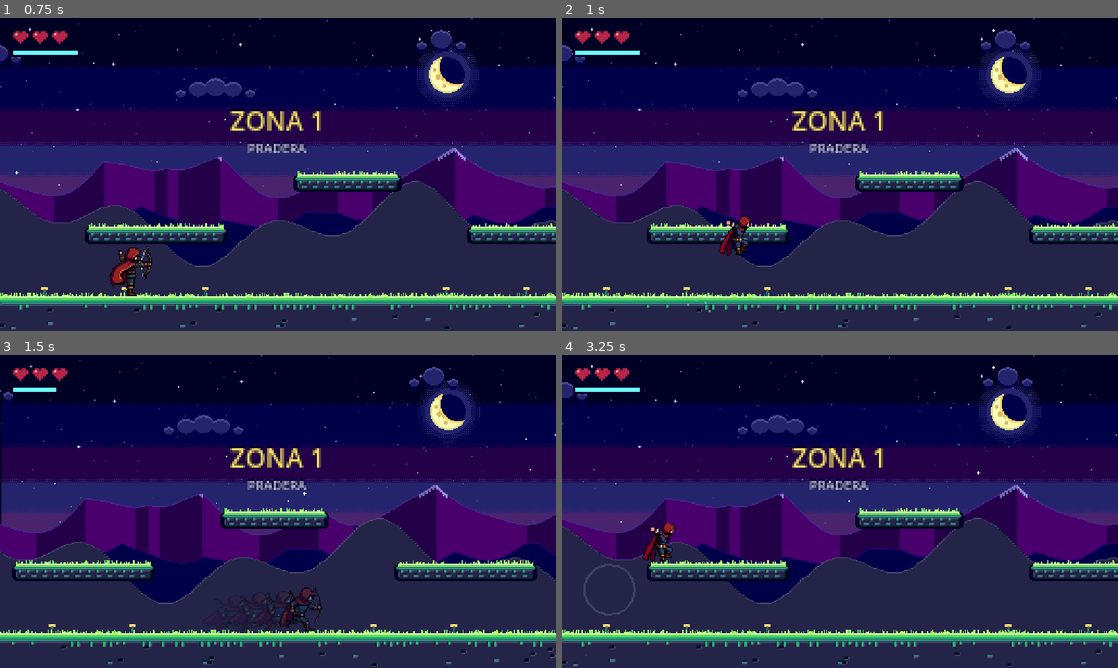
Above: before the commit, frames 1-4 (two rows, left to right).
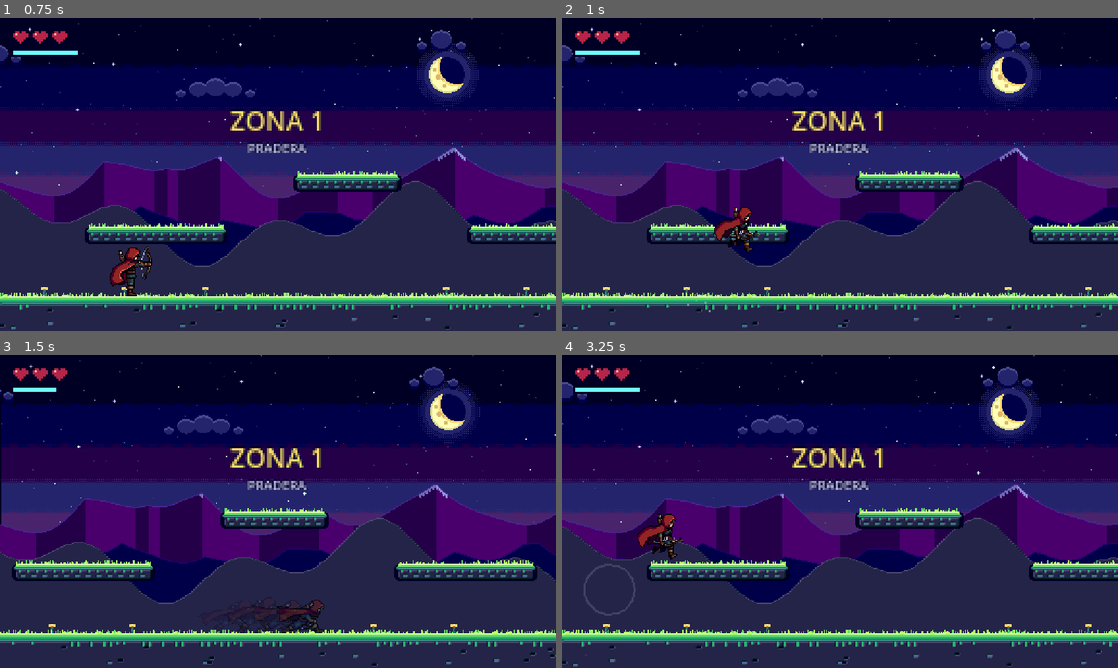
Above: after the commit, the same moments.

Repository: Monguit0/PIP-SLIME-GODOT
Game: Godot game, scene res://scenes/main.tscn
Same seed, same stepped clock (60 frames per second), same inputs: the game is played once before the commit and once after it.
Inputs:
- Up to frame 1 (0.75 s): hold Right (derecha) from 0.53 s (still down); hold X (atacar) from 0.53 s (still down)
- Up to frame 2 (1 s): keep holding Right (derecha); keep holding X (atacar); tap Space (saltar) at 0.77 s
- Up to frame 3 (1.5 s): keep holding Right (derecha); release X (atacar) at 1.28 s; tap Shift (especial) at 1.35 s
- Up to frame 4 (3.25 s): tap Space (saltar) at 1.52, 3.02 s; release Right (derecha) at 2.03 s; hold Left (izquierda) 2.03-2.78 s; tap R (reiniciar) at 2.1 s; hold Right (derecha) from 2.78 s (still down); tap Z at 2.85 s

Frame 1 is identical in both runs. In frame 2, 0.7% of the frame differs, in the area x 27-36%, y 60-76%; in frame 3, 0.9%, in the area x 38-59%, y 74-89%; in frame 4, 0.7%.

Commit message:
Pip: animaciones de muerte, golpe, dash y salto completo
Co-Authored-By: Claude Opus 5.5 <noreply@anthropic.com>
Claude-Session: https://claude.ai/code/session_01Ei4JdnCu4YgE3Dnq9TvGQ8

Diff:
--- a/scripts/player.gd
+++ b/scripts/player.gd
@@ -90,11 +90,11 @@
 func _build_frames() -> SpriteFrames:
 	var sf := SpriteFrames.new()
 	sf.remove_animation("default")
-	var anims := {"idle": 6.0, "run": 12.0, "jump": 10.0, "fall": 8.0, "shoot": 16.0}
+	var anims := {"idle": 6.0, "run": 12.0, "jump": 12.0, "fall": 6.0, "shoot": 16.0, "hurt": 14.0, "dash": 18.0, "death": 10.0}
 	for anim in anims:
 		sf.add_animation(anim)
 		sf.set_animation_speed(anim, anims[anim])
-		sf.set_animation_loop(anim, anim != "jump" and anim != "shoot")
+		sf.set_animation_loop(anim, anim in ["idle", "run", "fall"])
 		var i := 0
 		while true:
 			var path := "%s%s/frame_%03d.png" % [PIP_DIR, anim, i]
@@ -132,7 +132,10 @@
 func _physics_process(dt: float) -> void:
 	if dead:
 		velocity.y = minf(velocity.y + GRAV * dt, MAX_FALL)
+		if is_on_floor():
+			velocity.x = move_toward(velocity.x, 0.0, 400.0 * dt)
 		move_and_slide()
+		_animate(dt)
 		return
 
 	var dir := int(Input.is_action_pressed("derecha")) - int(Input.is_action_pressed("izquierda"))
@@ -308,7 +311,7 @@
 		return false
 	hearts = maxi(0, hearts - dmg)
 	invuln = INVULN
-	hurt_t = 0.25
+	hurt_t = 0.3
 	charge = -1.0
 	dash_t = 0.0
 	var dir := signf(global_position.x - from_x)
@@ -344,8 +347,18 @@
 		anim = "jump" if velocity.y < 0.0 else "fall"
 	elif absf(velocity.x) > 10.0:
 		anim = "run"
+	var has := func(a: String) -> bool: return sprite.sprite_frames.get_frame_count(a) > 1
 	var shoot_frames := sprite.sprite_frames.get_frame_count("shoot")
-	if shoot_frames >= 5 and charge >= 0.0 and charge >= 0.08:
+	if dead and has.call("death"):
+		if sprite.animation != "death":
+			sprite.play("death")
+	elif hurt_t > 0.0 and has.call("hurt"):
+		if sprite.animation != "hurt":
+			sprite.play("hurt")
+	elif dash_t > 0.0 and has.call("dash"):
+		if sprite.animation != "dash":
+			sprite.play("dash")
+	elif shoot_frames >= 5 and charge >= 0.0 and charge >= 0.08:
 		# tensando el arco: levanta (0), apunta (1) y queda tirando de la cuerda (2)
 		if sprite.animation != "shoot":
 			sprite.play("shoot")
@@ -356,7 +369,7 @@
 		if sprite.animation != "shoot" or (not sprite.is_playing() and sprite.frame < 3):
 			sprite.play("shoot")
 			sprite.frame = 3
-	elif sprite.animation != anim or not sprite.is_playing():
+	elif sprite.animation != anim or (not sprite.is_playing() and anim in ["idle", "run", "fall"]):
 		sprite.play(anim)
 	squash = squash.lerp(Vector2.ONE, minf(1.0, dt * 12.0))
 	sprite.scale = squash * 0.5
@@ -368,7 +381,7 @@
 		m.a = 0.3
 	elif charge >= CHG_FULL and int(charge * 16.0) % 2 == 0:
 		m = Color(1.6, 1.6, 1.8)
-	if dead:
+	if dead and not has.call("death"):
 		m = Color(0.6, 0.6, 0.6)
 		sprite.rotation = lerpf(sprite.rotation, PI / 2.0 * -face, dt * 6.0)
 	sprite.modulate = m
Binary file added: assets/sprites/pip/dash/frame_000.png
Binary file added: assets/sprites/pip/dash/frame_001.png
Binary file added: assets/sprites/pip/death/frame_000.png
Binary file added: assets/sprites/pip/death/frame_001.png
Binary file added: assets/sprites/pip/death/frame_002.png
Binary file added: assets/sprites/pip/death/frame_003.png
Binary file added: assets/sprites/pip/death/frame_004.png
Binary file added: assets/sprites/pip/death/frame_005.png
Binary file added: assets/sprites/pip/death/frame_006.png
Binary file changed: assets/sprites/pip/fall/frame_000.png
Binary file changed: assets/sprites/pip/fall/frame_001.png
Binary file added: assets/sprites/pip/hurt/frame_000.png
(and 5 more such lines)
